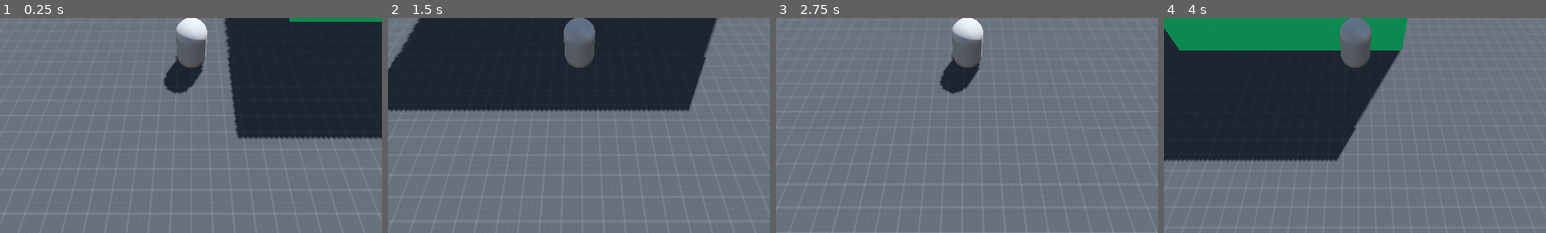
Above: before the commit, frames 1-4 (left to right).
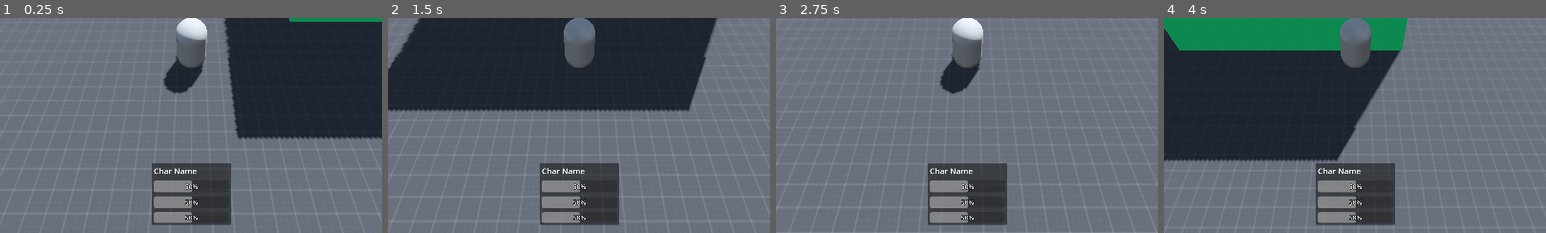
Above: after the commit, the same moments.

Repository: EveningComet/Enigma-Fusion
Game: Godot game, scene res://Scenes/Game.tscn
Two runs of this game, one before a commit and one after it. Both use one fixed random seed, a clock stepped at 60 frames per second and the inputs below.
Inputs:
- Up to frame 1 (0.25 s): no input
- Up to frame 2 (1.5 s): tap Enter at 0.5 s; hold D (move_right) 0.53-1.28 s; tap Space (jump) at 0.77 s; hold S (move_backward) from 1.28 s (still down)
- Up to frame 3 (2.75 s): tap Space (jump) at 1.52 s; release S (move_backward) at 2.03 s; hold D (move_right) from 2.03 s (still down)
- Up to frame 4 (4 s): release D (move_right) at 2.78 s; hold W (move_forward) 2.78-3.53 s; tap Space (jump) at 3.02, 3.77 s; hold A (move_left) from 3.53 s (still down)
The pictures show only the part of the screen within x 25-75%, y 49-99%; the shares and areas given below are measured in that part.

The runs differ from the first frame. In frame 1, 5.4% of the frame differs, in the area x 39-61%, y 67-97%; in frame 2, 5.5%; in frame 3, 5.4%; in frame 4, 5.4%.

Commit message:
UI Elements Setup
Created some basic, needed UI elements.

Diff:
--- a/Scenes/Maps/Testing Level.tscn
+++ b/Scenes/Maps/Testing Level.tscn
@@ -1,9 +1,10 @@
-[gd_scene load_steps=11 format=3 uid="uid://clqrs5sav5yat"]
+[gd_scene load_steps=12 format=3 uid="uid://clqrs5sav5yat"]
 
 [ext_resource type="Texture2D" uid="uid://b026ch4xd61wf" path="res://Imported Assets/KenneyNL Prototyping Textures/Dark/texture_01.png" id="1_073uy"]
 [ext_resource type="PackedScene" uid="uid://bc7v43o528ywf" path="res://Scenes/Player/Player.tscn" id="2_spen0"]
 [ext_resource type="Texture2D" uid="uid://qfetfr4iktpy" path="res://Imported Assets/KenneyNL Prototyping Textures/Green/texture_05.png" id="3_xdtom"]
 [ext_resource type="Texture2D" uid="uid://iv3cnl4ixyrf" path="res://Imported Assets/KenneyNL Prototyping Textures/Orange/texture_09.png" id="4_1bf7i"]
+[ext_resource type="PackedScene" uid="uid://brvilqhic1pau" path="res://Scenes/UI/General/Player Hud.tscn" id="5_eerm1"]
 
 [sub_resource type="ProceduralSkyMaterial" id="ProceduralSkyMaterial_oeiyl"]
 sky_horizon_color = Color(0.64625, 0.65575, 0.67075, 1)
@@ -64,3 +65,7 @@
 polygon = PackedVector2Array(0, 0, 0, 3, 8, 0)
 depth = 5.0
 material = SubResource("StandardMaterial3D_fucmf")
+
+[node name="CanvasLayer" type="CanvasLayer" parent="."]
+
+[node name="Player Hud" parent="CanvasLayer" instance=ExtResource("5_eerm1")]
--- /dev/null
+++ b/Scenes/UI/General/Party Member UI Slot.tscn
@@ -0,0 +1,51 @@
+[gd_scene load_steps=2 format=3 uid="uid://5qu22b5cq405"]
+
+[ext_resource type="Script" path="res://Scripts/UI/General/PartyMemberUISlot.gd" id="1_rr7sj"]
+
+[node name="PartyMemberUISlot" type="PanelContainer" node_paths=PackedStringArray("char_name_label", "hp_bar", "sp_bar", "xp_bar")]
+custom_minimum_size = Vector2(200, 150)
+offset_right = 40.0
+offset_bottom = 40.0
+script = ExtResource("1_rr7sj")
+char_name_label = NodePath("MarginContainer/VBoxContainer/Char Name")
+hp_bar = NodePath("MarginContainer/VBoxContainer/HP Bar")
+sp_bar = NodePath("MarginContainer/VBoxContainer/SP Bar")
+xp_bar = NodePath("MarginContainer/VBoxContainer/XP Bar")
+
+[node name="MarginContainer" type="MarginContainer" parent="."]
+layout_mode = 2
+theme_override_constants/margin_left = 5
+theme_override_constants/margin_top = 5
+theme_override_constants/margin_right = 5
+theme_override_constants/margin_bottom = 5
+
+[node name="VBoxContainer" type="VBoxContainer" parent="MarginContainer"]
+layout_mode = 2
+theme_override_constants/separation = 10
+
+[node name="Char Name" type="Label" parent="MarginContainer/VBoxContainer"]
+custom_minimum_size = Vector2(100, 25)
+layout_mode = 2
+theme_override_font_sizes/font_size = 20
+text = "Char Name"
+
+[node name="HP Bar" type="ProgressBar" parent="MarginContainer/VBoxContainer"]
+custom_minimum_size = Vector2(0, 30)
+layout_mode = 2
+theme_override_colors/font_outline_color = Color(0, 0, 0, 1)
+theme_override_constants/outline_size = 5
+value = 50.0
+
+[node name="SP Bar" type="ProgressBar" parent="MarginContainer/VBoxContainer"]
+custom_minimum_size = Vector2(0, 30)
+layout_mode = 2
+theme_override_colors/font_outline_color = Color(0, 0, 0, 1)
+theme_override_constants/outline_size = 5
+value = 50.0
+
+[node name="XP Bar" type="ProgressBar" parent="MarginContainer/VBoxContainer"]
+custom_minimum_size = Vector2(0, 10)
+layout_mode = 2
+theme_override_colors/font_outline_color = Color(0, 0, 0, 1)
+theme_override_constants/outline_size = 5
+value = 50.0
--- /dev/null
+++ b/Scenes/UI/General/Player Hud.tscn
@@ -0,0 +1,29 @@
+[gd_scene load_steps=3 format=3 uid="uid://brvilqhic1pau"]
+
+[ext_resource type="Script" path="res://Scripts/UI/General/PlayerHud.gd" id="1_vwpp3"]
+[ext_resource type="PackedScene" uid="uid://5qu22b5cq405" path="res://Scenes/UI/General/Party Member UI Slot.tscn" id="2_vfnom"]
+
+[node name="Player Hud" type="Control" node_paths=PackedStringArray("container")]
+layout_mode = 3
+anchors_preset = 15
+anchor_right = 1.0
+anchor_bottom = 1.0
+grow_horizontal = 2
+grow_vertical = 2
+script = ExtResource("1_vwpp3")
+container = NodePath("GridContainer")
+
+[node name="GridContainer" type="HBoxContainer" parent="."]
+layout_mode = 1
+anchors_preset = 12
+anchor_top = 1.0
+anchor_right = 1.0
+anchor_bottom = 1.0
+offset_top = -180.0
+offset_bottom = -30.0
+grow_horizontal = 2
+grow_vertical = 0
+alignment = 1
+
+[node name="PartyMemberUISlot" parent="GridContainer" instance=ExtResource("2_vfnom")]
+layout_mode = 2
--- /dev/null
+++ b/Scripts/UI/General/PartyMemberUISlot.gd
@@ -0,0 +1,24 @@
+## A collection of UI components that display the vitals of a character to
+## the player. This can be used to show characters in the active party
+## and the reserves.
+class_name PartyMemberUISlot extends PanelContainer
+
+## The current character being kept track of.
+@export var curr_char: Combatant:
+	get: return curr_char
+	set(value):
+		curr_char = value
+		char_name_label.set_text(curr_char.name)
+
+@export var char_name_label: Label
+
+# TODO: Reformat the bars to a reusable UI component.
+@export var hp_bar: ProgressBar
+@export var sp_bar: ProgressBar
+@export var xp_bar: ProgressBar
+
+
+
+func on_stat_changed() -> void:
+	# Update the bar if the health, special points, or experience changed
+	curr_char
--- /dev/null
+++ b/Scripts/UI/General/PlayerHud.gd
@@ -0,0 +1,5 @@
+## Displays the vitals of the player's current party.
+class_name PlayerHud extends Control
+
+## Stores the visuals of the displayed party.
+@export var container: Container
